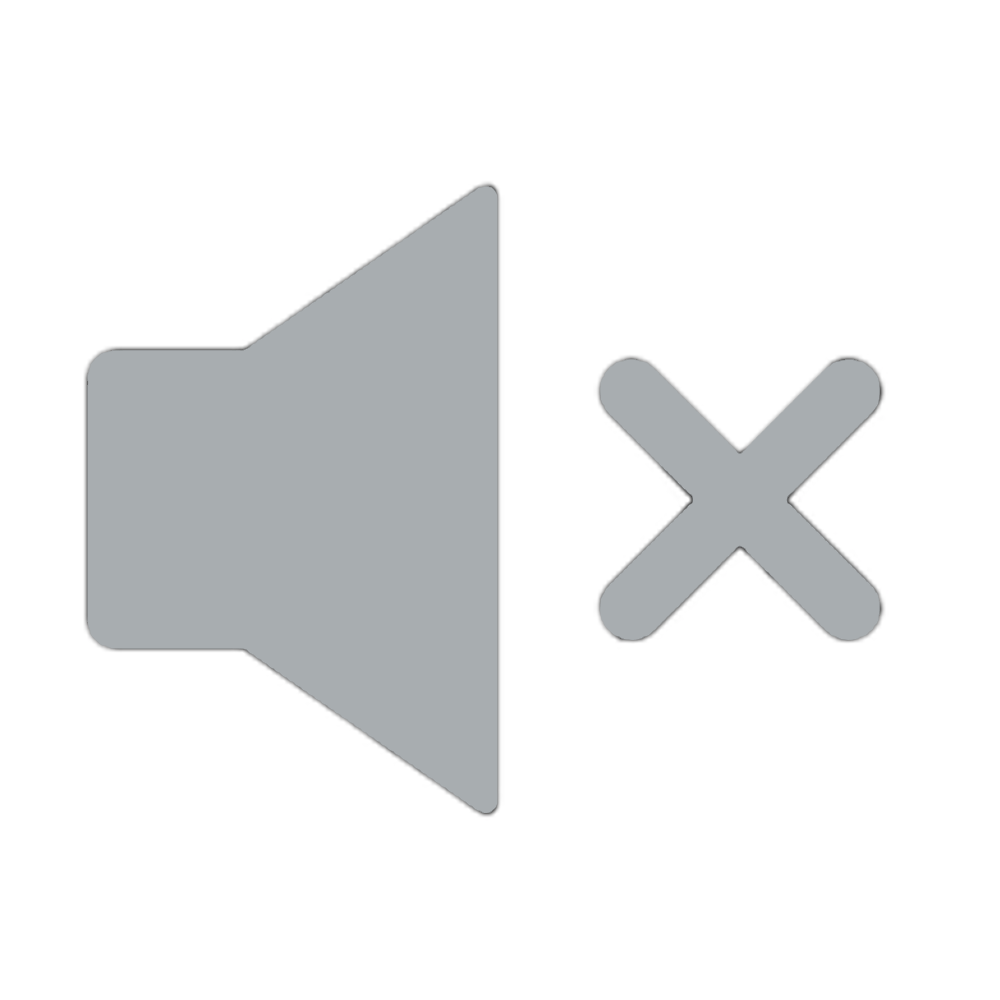
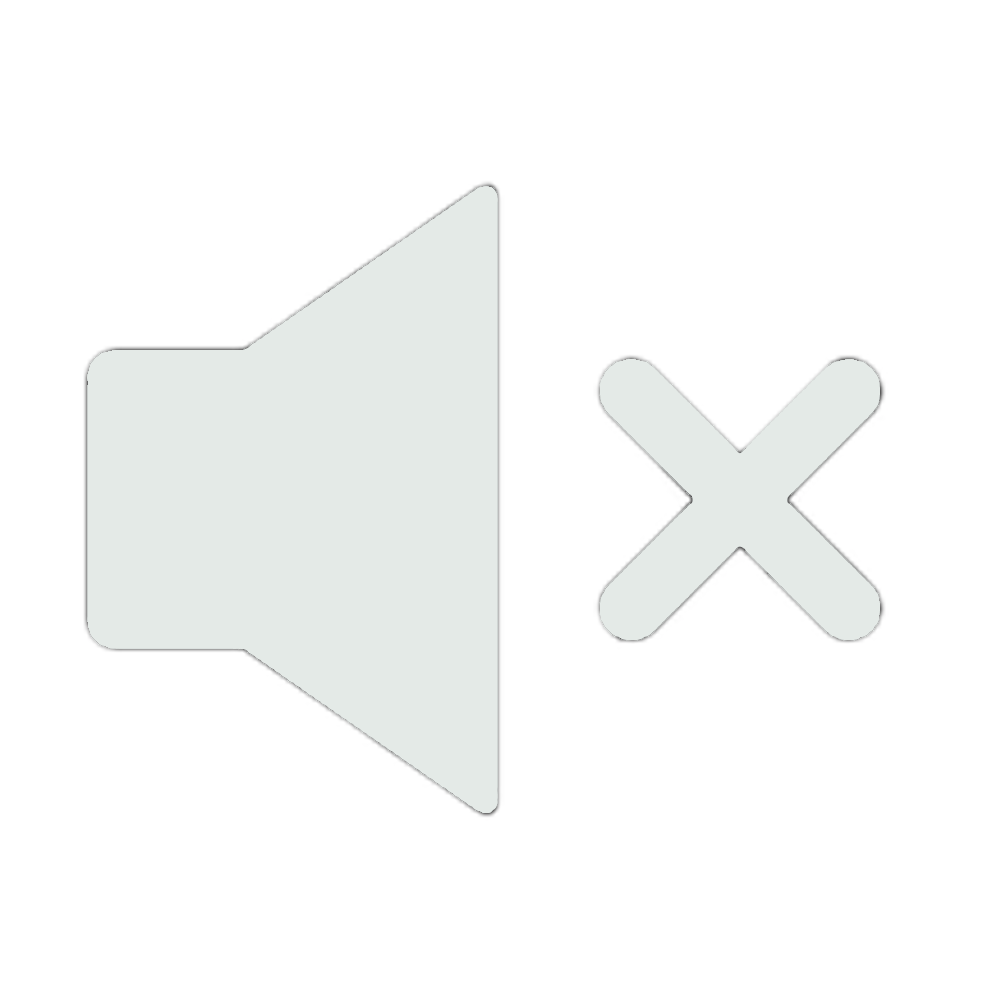
The second w=1000, h=1000 image is a revision of the first. Changes to its layers:
painted on "Слой 3" over [87,186,881,814]
